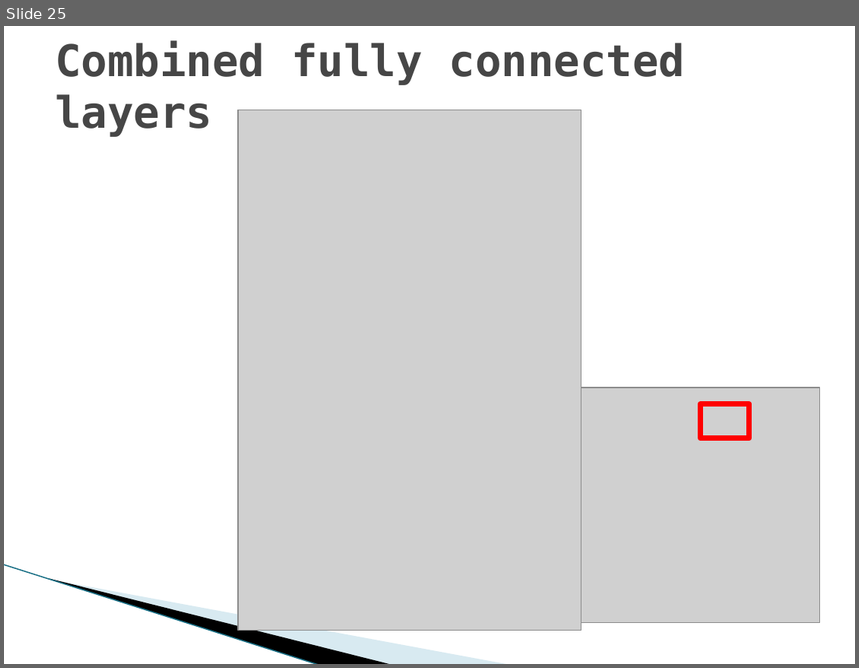
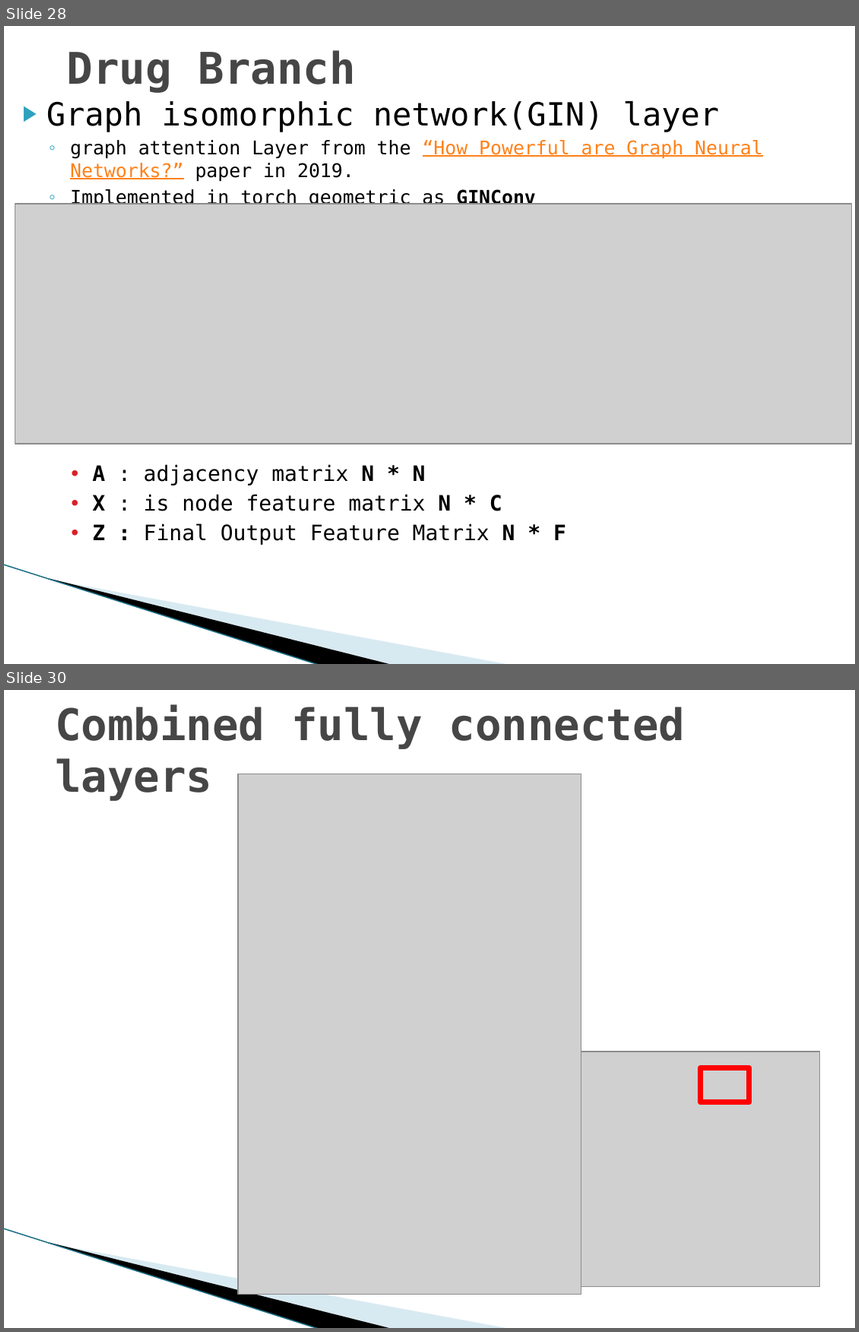
Before and after one commit to YoussefEzz/GraphDTA_forked, a slide deck: presentation/Drug Target affinity.pptx. Shown one above the other, each under a label of ours: slide 25 before the commit, slides 28 and 30 after it; the slides between them are not shown. The pictures are 859x668 and 859x1332 pixels, drawn with LibreOffice and Linux fonts; fonts in the diff are those of the drawing; grey boxes stand for pictures; background and template pictures are left out. Boxes give left, top, right and bottom in pixels: in the first picture for what was removed or moved away, otherwise in the second. Text is boxed around its words. In the diff, an @@ line names an element or a change of style, - is before the commit and + after.

```diff
--- a/presentation/Drug Target affinity.pptx
+++ b/presentation/Drug Target affinity.pptx
@@ slide 28 added at (x1=4, y1=26, x2=855, y2=664), background #FFFFFF; not listed: 3 template elements that a slide beside it also shows @@
@@ title added at (x1=67, y1=50, x2=356, y2=93), 36.9 pt, text #464646, bold @@
+Drug Branch
@@ text added at (x1=47, y1=101, x2=763, y2=545), 16 pt, text #000000 @@
+▶ Graph isomorphic network(GIN) layer
+  ◦ graph attention Layer from the “How Powerful are Graph Neural Networks?” paper in 2019.
+  ◦ Implemented in torch_geometric as GINConv
+    • A : adjacency matrix N * N
+    • X : is node feature matrix N * C
+    • Z : Final Output Feature Matrix N * F
@@ picture added at (x1=15, y1=204, x2=852, y2=444) @@
@@ what was slide 25 is now slide 30 @@
```
Also in this commit, not shown: 2 slides changed, 4 other slides added, 14 other files.
